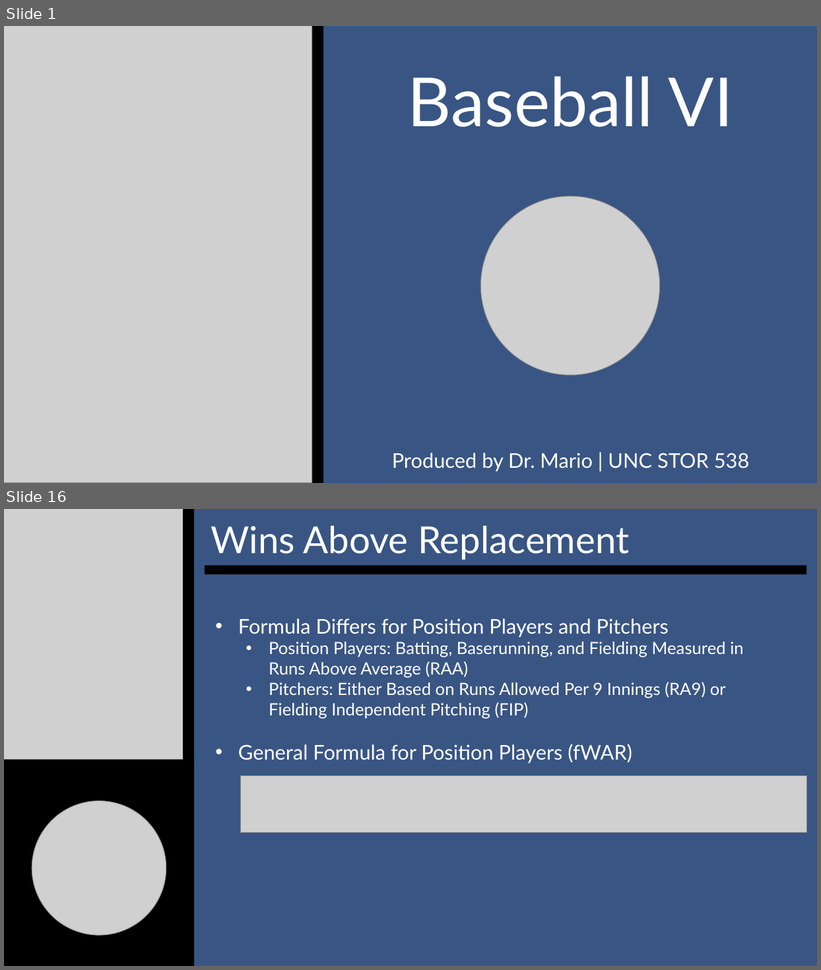
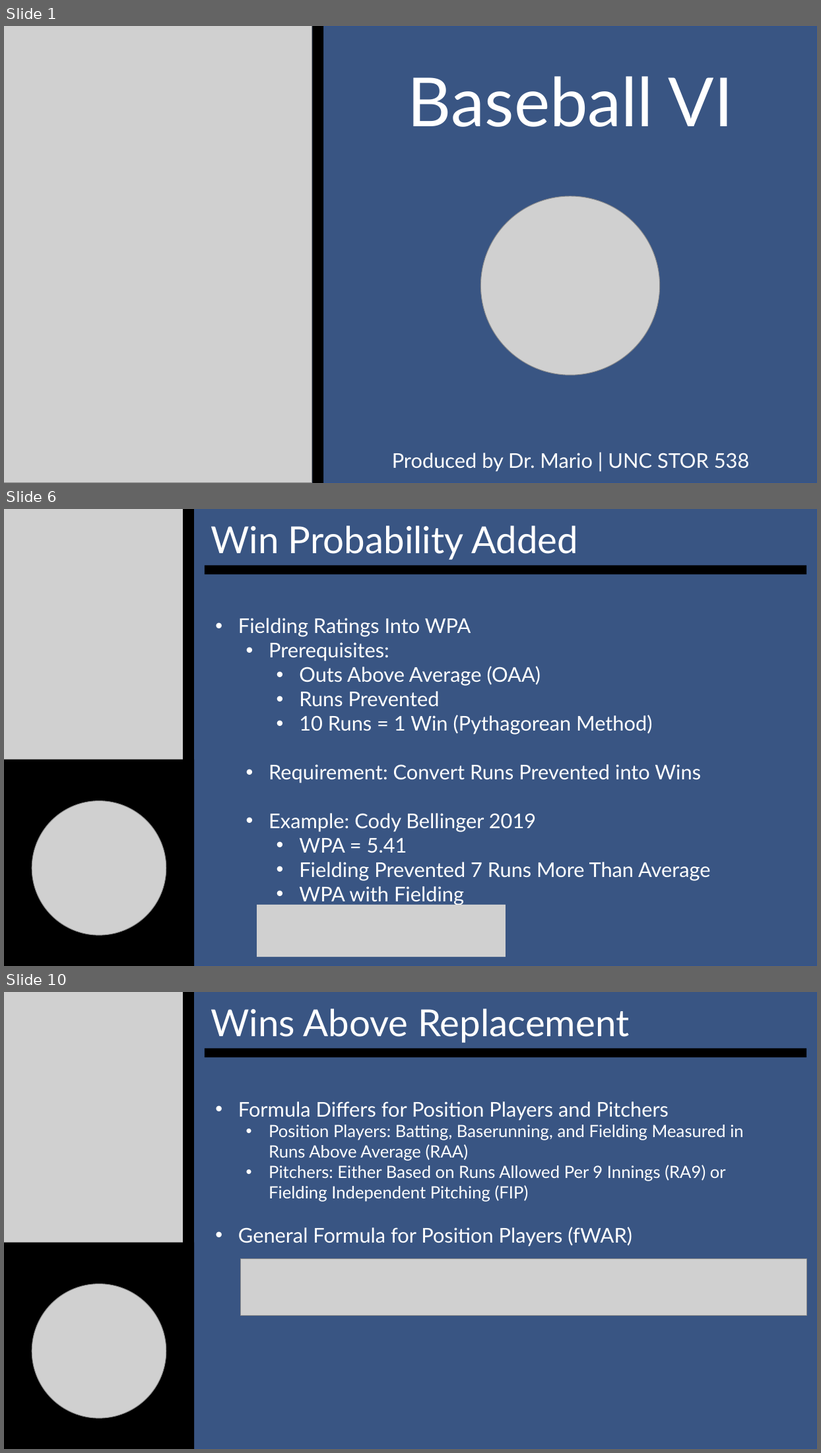
Before and after one commit to SuperMarioGiacomazzo/STOR538_WEBSITE, a slide deck: Slides/Baseball 6/Baseball_6_Lecture.pptx. Shown one above the other, each under a label of ours: slides 1 and 16 before the commit, slides 1, 6 and 10 after it; the slides between them are not shown. The pictures are 821x970 and 821x1453 pixels, drawn with LibreOffice and Linux fonts; fonts in the diff are those of the drawing; grey boxes stand for pictures. Boxes give left, top, right and bottom in pixels: in the first picture for what was removed or moved away, otherwise in the second. Text is boxed around its words. In the diff, an @@ line names an element or a change of style, - is before the commit and + after.

```diff
--- a/Slides/Baseball 6/Baseball_6_Lecture.pptx
+++ b/Slides/Baseball 6/Baseball_6_Lecture.pptx
@@ slide 6 added at [4,509,817,966], background #FFFFFF @@
@@ rectangle added at [4,509,817,966], fill #395583, outline #325491 1 pt @@
@@ picture added at [4,509,184,770] @@
@@ rectangle added at [184,509,194,770], fill #000000 @@
@@ subtitle added at [211,525,578,560], 44 pt, text #FFFFFF @@
+Win Probability Added
@@ rectangle added at [205,565,807,574], fill #000000 @@
@@ text added at [238,618,711,906], 24 pt, text #FFFFFF @@
+• Fielding Ratings Into WPA
+  • Prerequisites:
+    • Outs Above Average (OAA)
+    • Runs Prevented
+    • 10 Runs = 1 Win (Pythagorean Method)
+  • Requirement: Convert Runs Prevented into Wins
+  • Example: Cody Bellinger 2019
+    • WPA = 5.41
+    • Fielding Prevented 7 Runs More Than Average
+    • WPA with Fielding
@@ rectangle added at [4,760,194,966], fill #000000 @@
@@ picture added at [32,801,166,935] @@
@@ picture added at [257,905,506,957] @@
@@ what was slide 16 is now slide 10 @@
```
Also in this commit, not shown: 3 slides changed, 6 other slides added, 11 slides removed, 6 other files.
